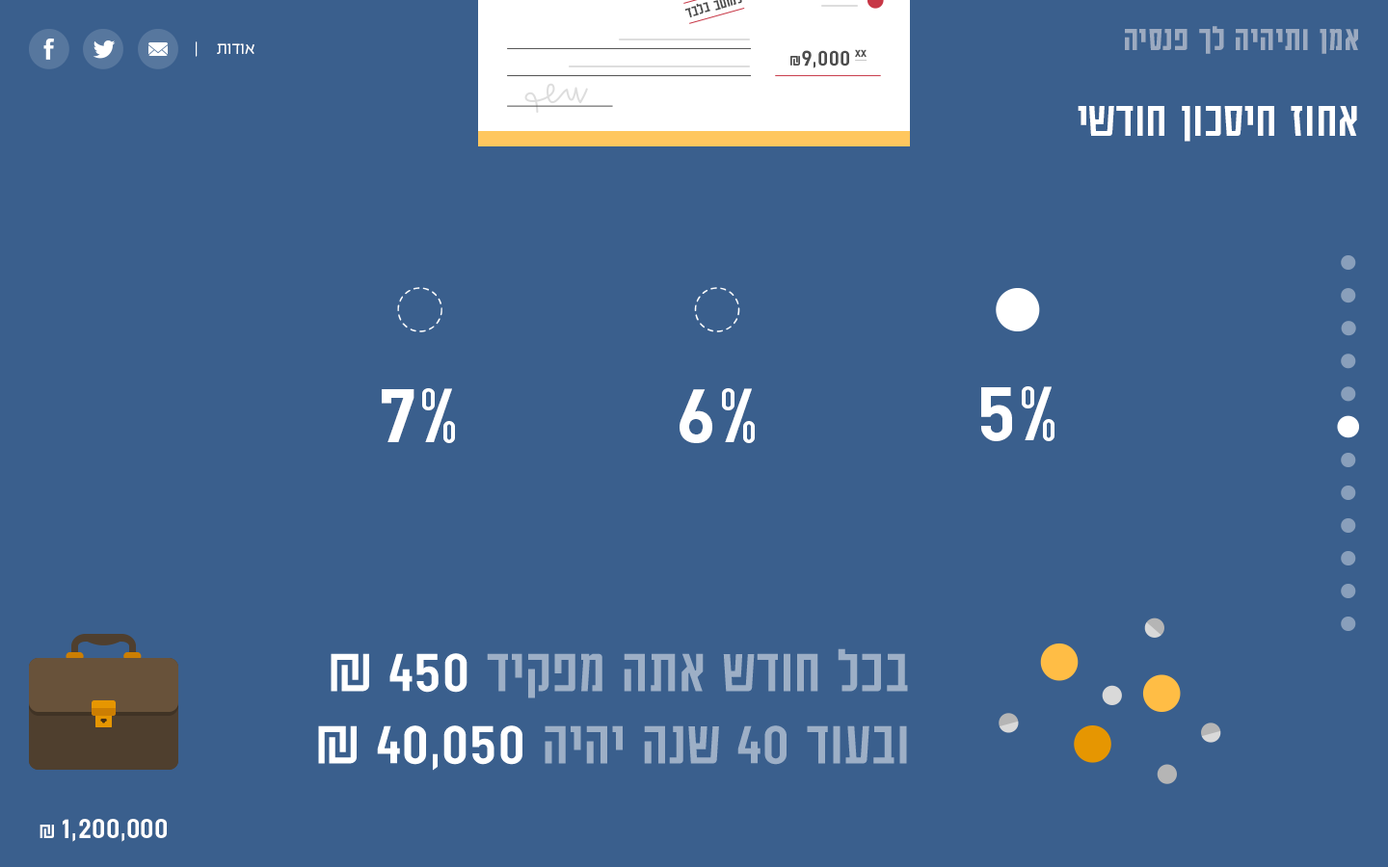
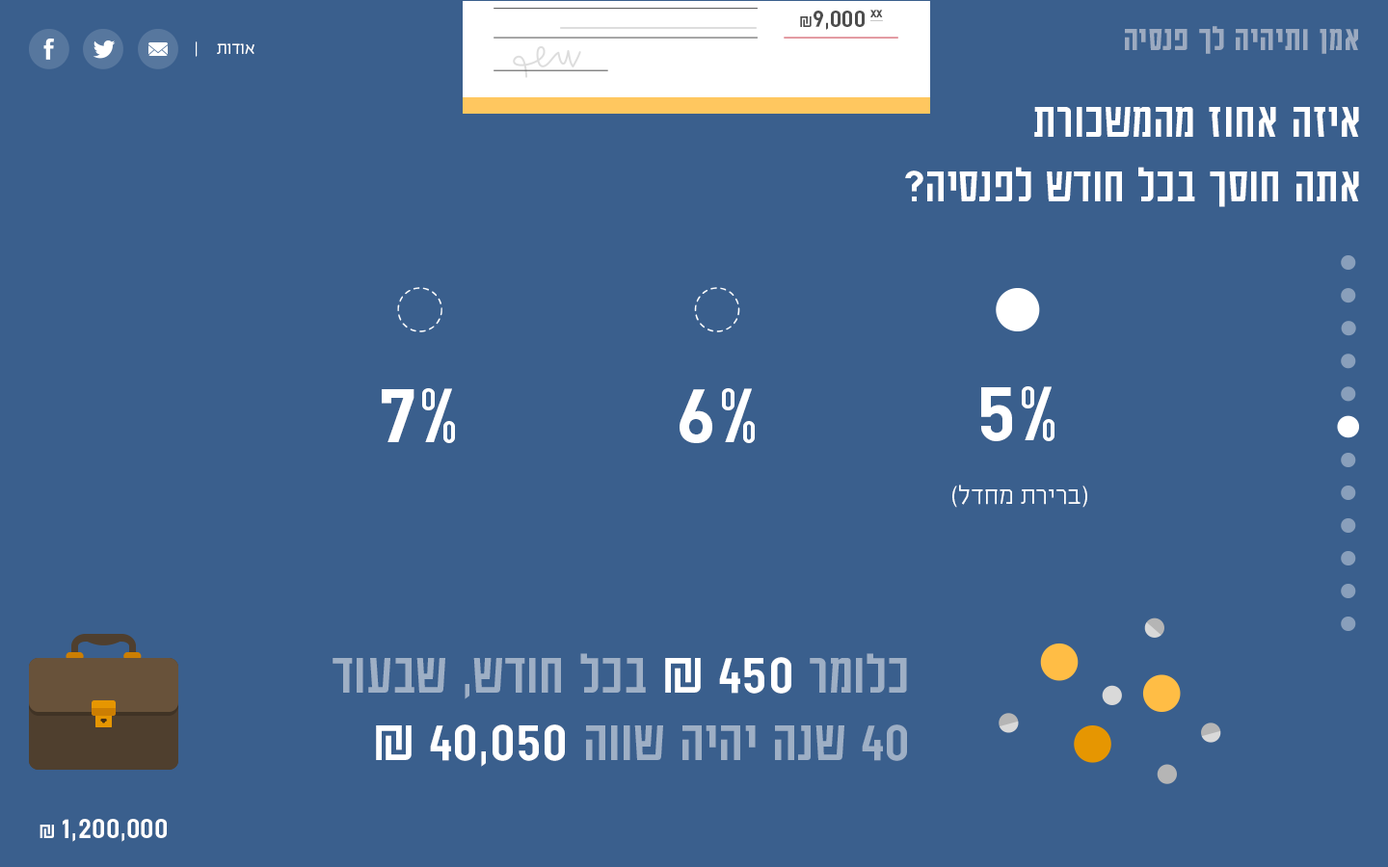
Layers edited between the first and the second 1388x867 image:
moved "<Group>" (4th of 35, in "<Clip Group>") into group "<Clip Group>", painted on it over [493, 36, 1177, 766]
moved "<Group>" (5th of 35, in "<Clip Group>") into group "<Clip Group>", painted on it over [493, 7, 1165, 508]
renamed (unnamed layer) to "<Path> + <Path>", moved it into group "<Clip Group>", painted on it over [462, 0, 930, 114]
renamed "<Group>" to "( )", moved it out of group "<Group>", painted on it over [506, 75, 1087, 508]
renamed "<Group>" to "450 , 40 40,050", moved it out of group "<Group>", painted on it over [332, 47, 907, 768]
renamed "<Group>" to "?", moved it out of group "<Group>", painted on it over [774, 75, 1359, 208]
removed layer "<Path> + <Path>" (2nd of 3, in "<Clip Group>" › "<Group>") from group "<Group>" over [477, 0, 910, 147]
renamed (unnamed layer) to "<Path>", opacity 40% → 100%, moved it into group "<Group>", painted on it over [1073, 105, 1358, 508]
renamed (unnamed layer) to "<Group>", moved it into group "<Group>", painted on it over [1077, 105, 1357, 508]
moved "<Group>" (12th of 35, in "<Group>") into group "<Group>", painted on it over [330, 42, 1122, 700]
moved "<Group>" (15th of 35, in "<Group>" › "<Group>") into group "<Group>", painted on it over [317, 42, 1221, 743]
renamed "450 40 40,050" to "<Path>", opacity 100% → 15%, moved it into group "<Group>", painted on it over [317, 28, 908, 771]
moved "<Group>" (18th of 35) out of group "illustration" over [317, 648, 908, 771]
renamed "<Group>" to "<Path> + <Path> + <Path> + <Path> + <Path> + <Path> + <Path> + <Path> + <Path> …", opacity 40% → 100%, moved it into group "<Group>", painted on it over [317, 648, 908, 770]
renamed "<Path>" to "<Group>", opacity 100% → 40%, moved it into group "<Group>", painted on it over [317, 484, 1087, 770]
…and 12 more changes (3 opacity, 10 painted, 2 removed, 7 renamed, 9 stack)
